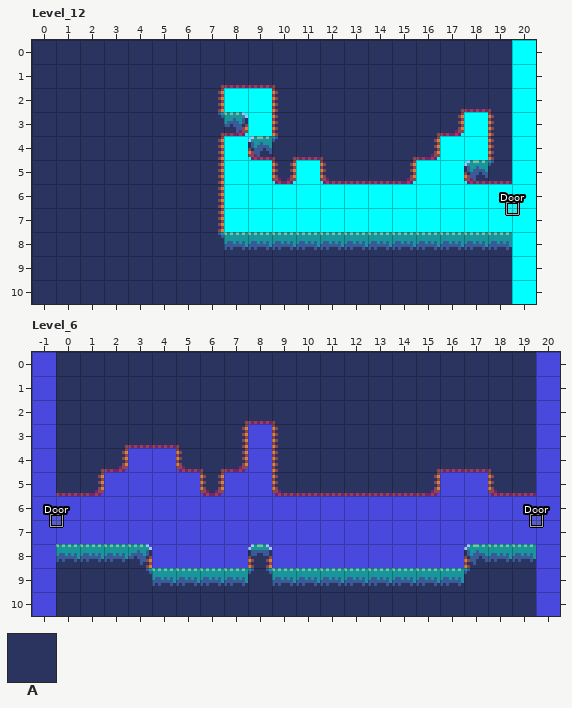
LDtk project -- assets/output.ldtk. Above is the file before it was changed.
Cells are 16x16 px. Shown: Level_12 x 0..20, y 0..10; Level_6 x -1..20, y 0..10. The commit also changed other parts of the map, which this record leaves out.
Key: from "IntGrid": A 1 "solid".
_ is an empty cell.
Objects are placed by their top-left corner, in cells (3,4 is the top-left corner of cell 3,4); size is 1x1 cell unless given.
Layer "IntGrid" before, Level_12, first column x 0:
 0 AAAAAAAAAAAAAAAAAAAA_
 1 AAAAAAAAAAAAAAAAAAAA_
 2 AAAAAAAA__AAAAAAAAAA_
 3 AAAAAAAAA_AAAAAAAA_A_
 4 AAAAAAAA_AAAAAAAA__A_
 5 AAAAAAAA__A_AAAA__AA_
 6 AAAAAAAA_____________
 7 AAAAAAAA_____________
 8 AAAAAAAAAAAAAAAAAAAA_
 9 AAAAAAAAAAAAAAAAAAAA_
10 AAAAAAAAAAAAAAAAAAAA_
Objects on layer "Entities" before, Level_12:
"Door" rectangle at 19.8,6.8 size 0.5x0.5
Layer "IntGrid" before, Level_6, first column x -1:
 0 _AAAAAAAAAAAAAAAAAAAA_
 1 _AAAAAAAAAAAAAAAAAAAA_
 2 _AAAAAAAAAAAAAAAAAAAA_
 3 _AAAAAAAA_AAAAAAAAAAA_
 4 _AAA__AAA_AAAAAAAAAAA_
 5 _AA____A__AAAAAAA__AA_
 6 ______________________
 7 ______________________
 8 _AAAA____A________AAA_
 9 _AAAAAAAAAAAAAAAAAAAA_
10 _AAAAAAAAAAAAAAAAAAAA_
Objects on layer "Entities" before, Level_6:
"Door" rectangle at 19.8,6.8 size 0.5x0.5
"Door" rectangle at -0.2,6.8 size 0.5x0.5
After:
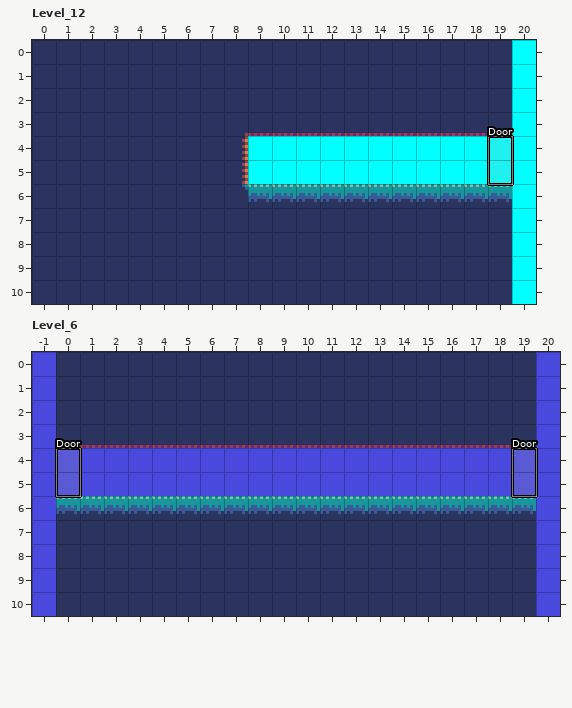
What changed:
Layer "IntGrid", Level_12:
The author put tile A in row 2 at x 8 to 9; in row 3 at x 9 and 18; in rows 4 to 5 at x 8; in rows 6 to 7 at x 8 to 19.
Tile A is gone in row 4 at x 9 to 16 and 19; in row 5 at x 10, 12 to 15 and 18 to 19.
Layer "Entities", Level_12:
A new object: "Door" rectangle at 19,4 size 1x2.
Object "Door" rectangle at 19.8,6.8 size 0.5x0.5 is removed.
Layer "IntGrid", Level_6:
The author put tile A in row 3 at x 8; in rows 6 to 7 at x 0 to 19; in row 8 at x 4 to 7 and 9 to 16.
Tile A is gone in row 4 at x 0 to 2, 5 to 7 and 9 to 19; in row 5 at x 0 to 1, 6, 9 to 15 and 18 to 19.
Layer "Entities", Level_6:
A new object: "Door" rectangle at 19,4 size 1x2.
A new object: "Door" rectangle at 0,4 size 1x2.
Object "Door" rectangle at 19.8,6.8 size 0.5x0.5 is removed.
Object "Door" rectangle at -0.2,6.8 size 0.5x0.5 is removed.
